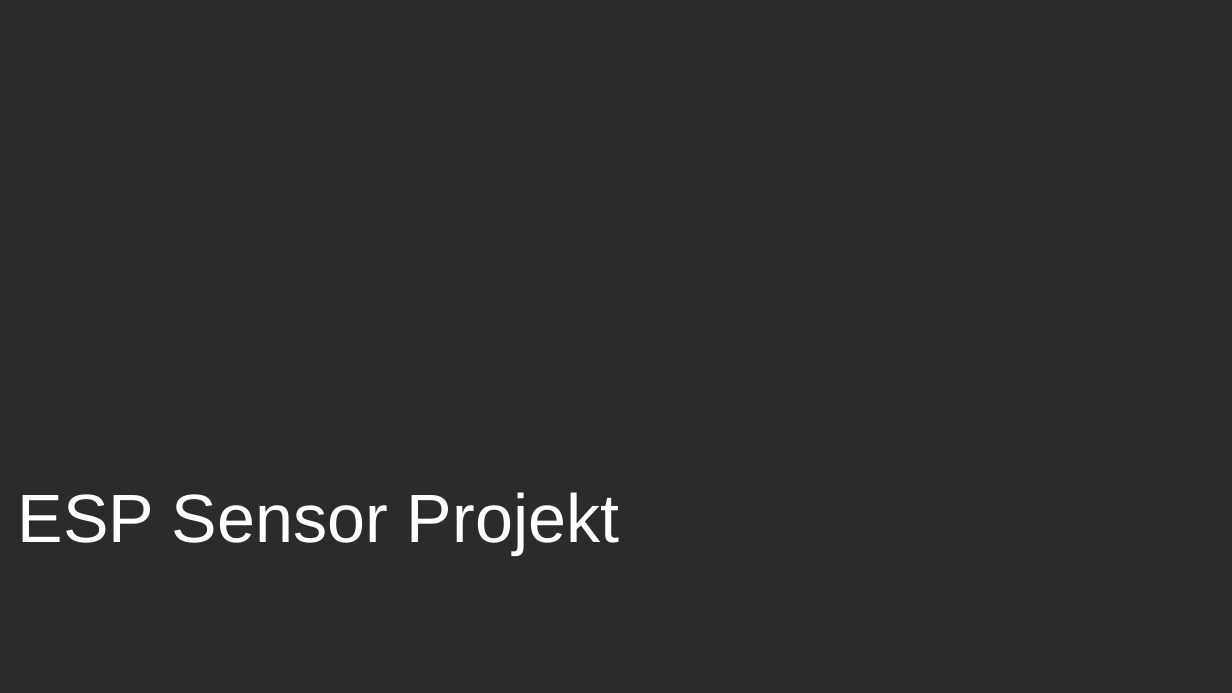
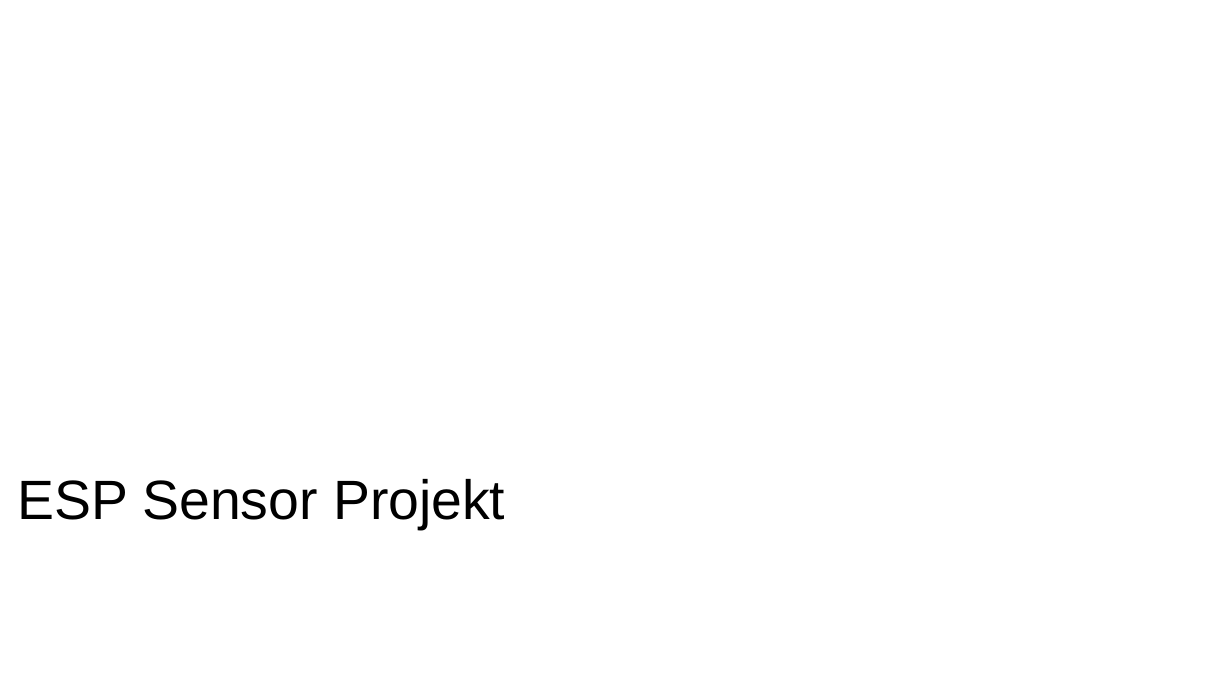
Before and after one commit to PhilippWuerfel/EspSensorProj, a slide deck: slide 1 of documentation/EspSensorProj.odp. Drawn at 1232x693 pixels with LibreOffice and Linux fonts; fonts in the diff are those of the drawing; background and template pictures are left out; a plain dark background stands for a picture behind light text. Boxes give left, top, right and bottom in pixels: in the first picture for what was removed or moved away, otherwise in the second. Text is boxed around its words. In the diff, an @@ line names an element or a change of style, - is before the commit and + after.

```diff
--- a/documentation/EspSensorProj.odp
+++ b/documentation/EspSensorProj.odp
@@ background picture (left out) to #FFFFFF @@
@@ title "ESP Sensor Projekt": place and size @@
-title "ESP Sensor Projekt" at [18, 492, 619, 555]
+title "ESP Sensor Projekt" at [18, 479, 505, 529]
@@ title "ESP Sensor Projekt" at [18, 479, 505, 529]: size 44 to 35.7 pt, text colour #FFFFFF to #000000 @@
```
Also in this commit, not shown: 3 other slides changed, 1 other file.
